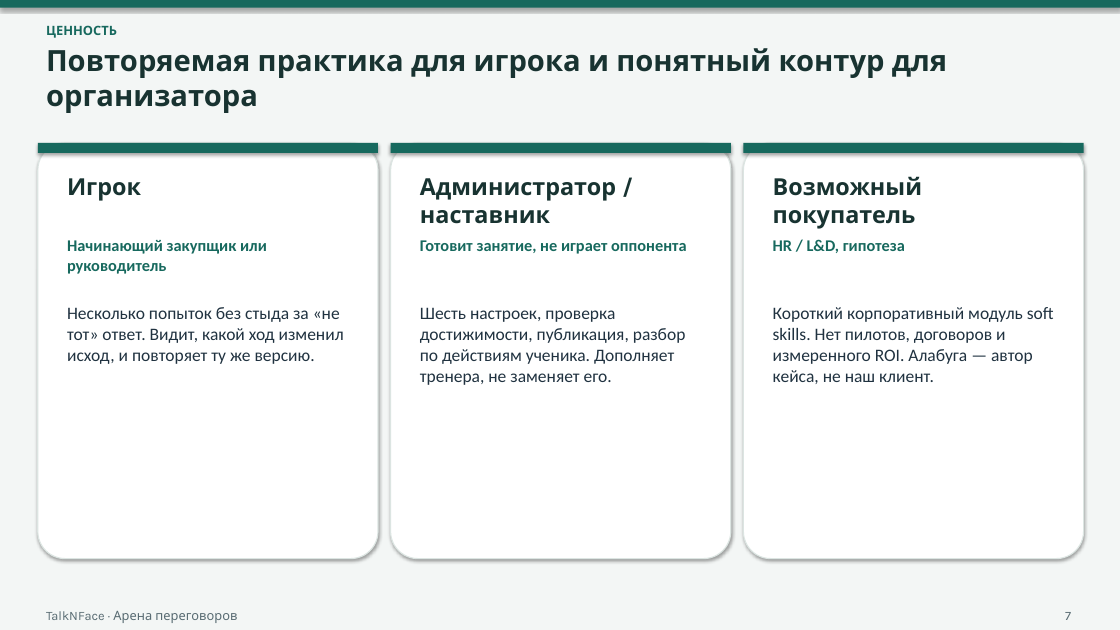
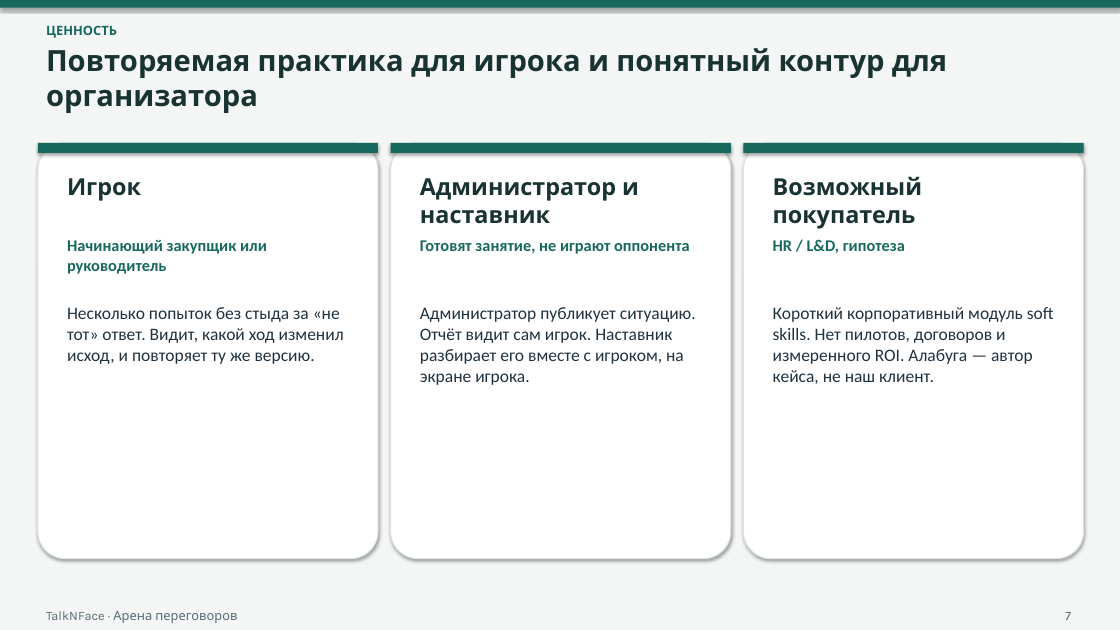
Before and after one commit to AiratBastanov/TalkNFace, a slide deck: slide 7 of docs/submission/TALKNFACE_PRODUCT_PITCH_RU.pptx. Drawn at 1120x630 pixels with LibreOffice and Linux fonts; fonts in the diff are those of the drawing. Boxes give left, top, right and bottom in pixels: in the first picture for what was removed or moved away, otherwise in the second. Text is boxed around its words. In the diff, an @@ line names an element or a change of style, - is before the commit and + after.

```diff
--- a/docs/submission/TALKNFACE_PRODUCT_PITCH_RU.pptx
+++ b/docs/submission/TALKNFACE_PRODUCT_PITCH_RU.pptx
@@ text at box(420, 178, 639, 224): text changed @@
-Администратор / наставник
+Администратор и наставник
@@ text at box(420, 240, 690, 254): text changed @@
-Готовит занятие, не играет оппонента
+Готовят занятие, не играют оппонента
@@ text at box(420, 307, 696, 385): text changed @@
-Шесть настроек, проверка достижимости, публикация, разбор по действиям ученика. Дополняет тренера, не заменяет его.
+Администратор публикует ситуацию. Отчёт видит сам игрок. Наставник разбирает его вместе с игроком, на экране игрока.
```
Also in this commit, not shown: 8 other slides changed, 9 other files.
